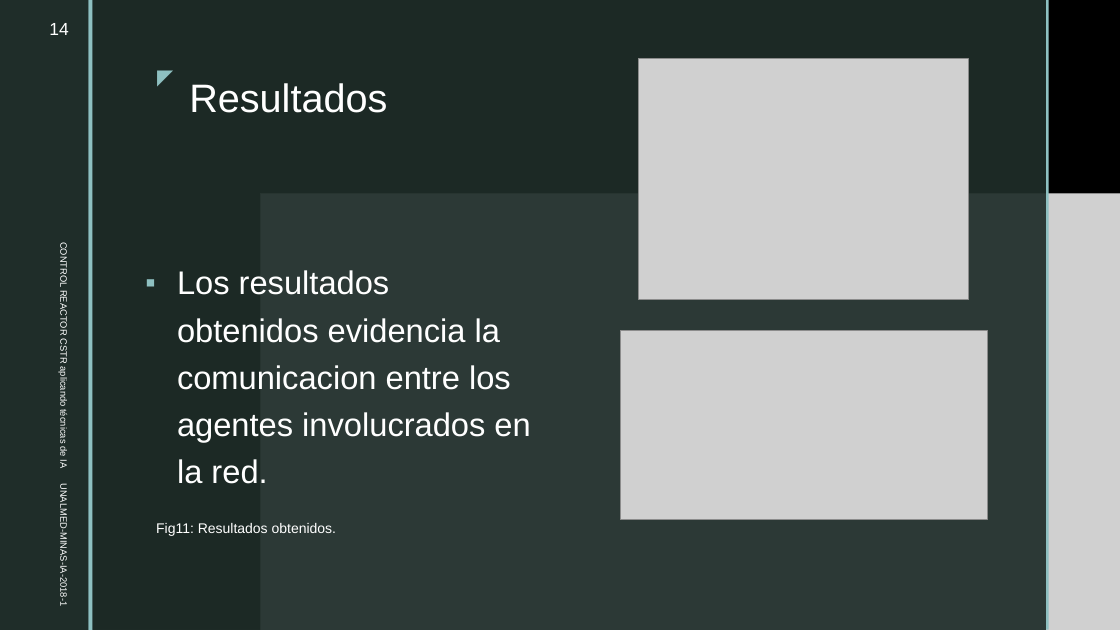
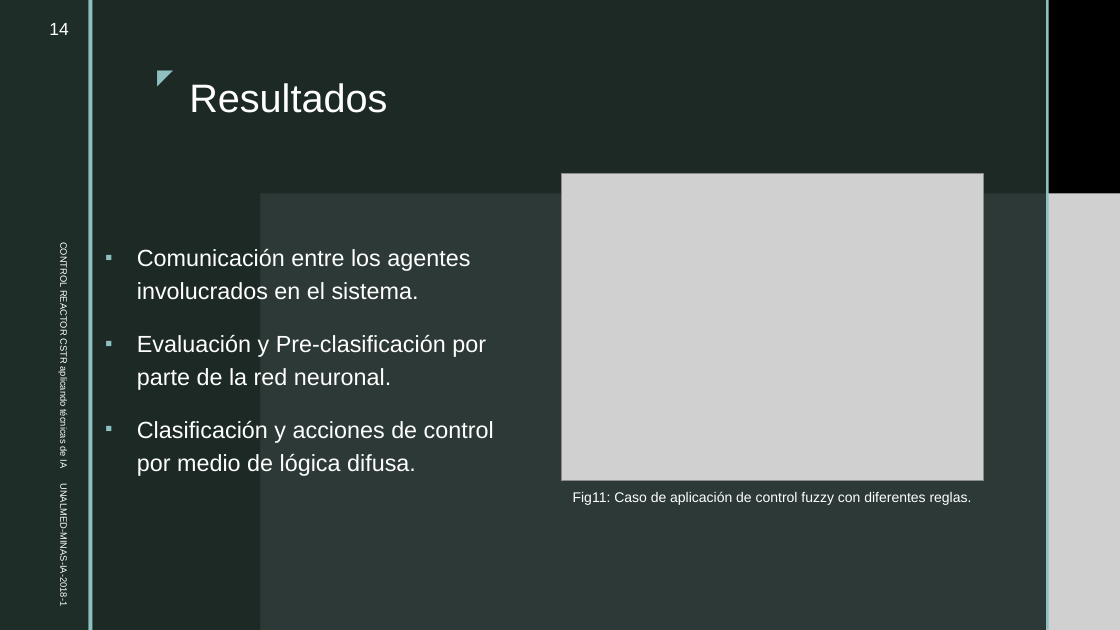
Before and after one commit to santiquiroz/IA-G5, a slide deck: slide 14 of EntregaF.pptx. Drawn at 1120x630 pixels with LibreOffice and Linux fonts; fonts in the diff are those of the drawing; grey boxes stand for pictures; background and template pictures are left out. Boxes give left, top, right and bottom in pixels: in the first picture for what was removed or moved away, otherwise in the second. Text is boxed around its words. In the diff, an @@ line names an element or a change of style, - is before the commit and + after.

```diff
--- a/EntregaF.pptx
+++ b/EntregaF.pptx
@@ picture: place and size @@
-picture at [639, 59, 969, 300]
+picture at [561, 173, 983, 481]
@@ text at [137, 248, 494, 476]: text changed; size 28 to 20 pt @@
-▪ Los resultados obtenidos evidencia la comunicacion entre los agentes involucrados en la red.
+▪ Comunicación entre los agentes involucrados en el sistema.
+▪ Evaluación y Pre-clasificación por parte de la red neuronal.
+▪ Clasificación y acciones de control por medio de lógica difusa.
@@ picture removed at [620, 330, 987, 519] @@
@@ text at [573, 491, 972, 505]: text changed @@
-Fig11: Resultados obtenidos.
+Fig11: Caso de aplicación de control fuzzy con diferentes reglas.
```
Also in this commit, not shown: 5 other slides changed, 1 slide added, 3 other files.
